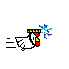
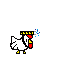
Layers edited between the first and the second 69×69 image:
"Calque 2": opacity 100% → 0% over [39, 24, 52, 39]
"ATTAQUE": opacity 100% → 0% over [6, 29, 43, 51]
"Calque 1": opacity 0% → 100% over [10, 29, 40, 54]
